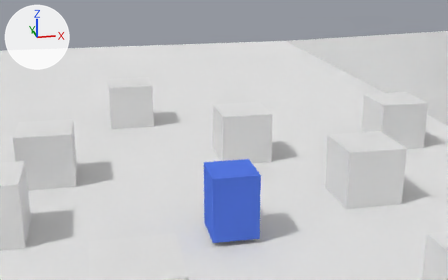
What one commit did to the Blender file Projeto.blend.
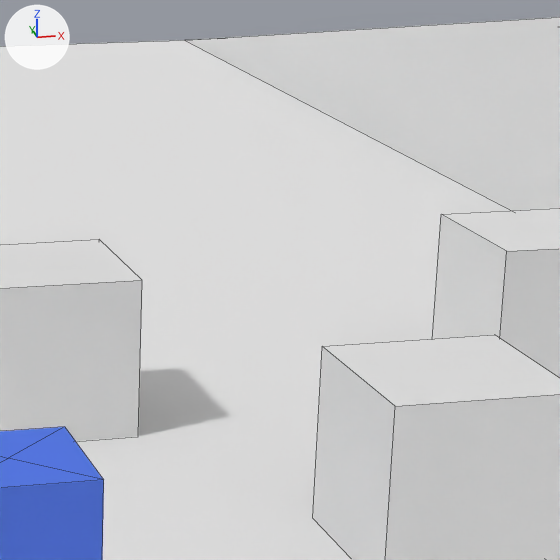
Each version is shown from a 50 mm lens placed at (-3.72, -16.69, 8.61), pointed at (2.18, 11.45, -0.76), then close up on the part from 51% to 89% of the width and 10% to 71% of the height. Arrows for +X, +Y and +Z are at upper left; the lights stay in place. The close-ups show mesh edges as thin lines.

Before the edit, the objects in view are built like this:
```python
me_cubo_010 = bpy.data.meshes.new('Cubo.010')
me_cubo_010.from_pydata(...)  # a box spanning x -1.0..1.0, y -1.0..1.0, z -1.0..1.0
me_cubo_011 = bpy.data.meshes.new('Cubo.011')
me_cubo_011.from_pydata(...)  # a box spanning x -1.0..1.0, y -1.0..1.0, z -1.0..1.0
me_plane = bpy.data.meshes.new('Plane')
me_plane.from_pydata(...)  # 16 vertices, 12 faces; spans x -3.54..3.54, y -3.54..3.54, z 0.0..1.11
me_plane.materials.append(mat_ground)  # white #e7e7e7
ob_cubo_001 = bpy.data.objects.new('Cubo.001', me_cubo_010)
ob_cubo_001.location = (5.14, 2.04, 0.99)
ob_cubo_003 = bpy.data.objects.new('Cubo.003', me_cubo_011)
ob_cubo_003.location = (1.98, 6.97, 0.99)
ob_plane = bpy.data.objects.new('Plane', me_plane)
ob_plane.location = (0.0, 0.0, 0.0)
ob_plane.scale = (10.0, 10.0, 10.0)
# also in view: 'Cubo.009' at (8.86, 7.32, 0.99); 'Cube' at (0.0, 0.0, 1.15)
```
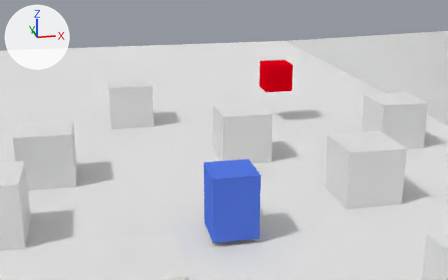
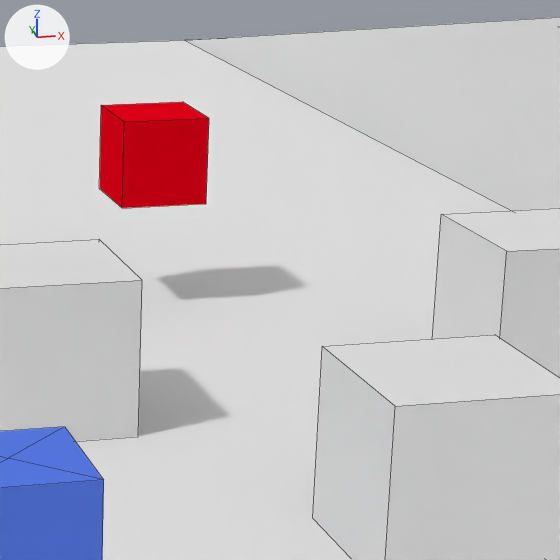
Diff of the bpy script that builds the scene:
```diff
--- a/Projeto.blend.py
+++ b/Projeto.blend.py
@@ me_cubo @@
+me_cubo.from_pydata(...)  # a box spanning x -0.64..0.64, y -0.64..0.64, z -0.64..0.64
+me_cubo.materials.append(mat_materiais)  # red #e70018
@@ ob_cubo_011 @@
+ob_cubo_011 = bpy.data.objects.new('Cubo.011', me_cubo)
+ob_cubo_011.location = (4.84, 11.89, 2.21)
```

Where the change shows, as pixel boxes [x1, y1, x2, y2] in the close-ups (560 x 560 px):
'Cubo.011', added (red): after [99, 102, 209, 208]
